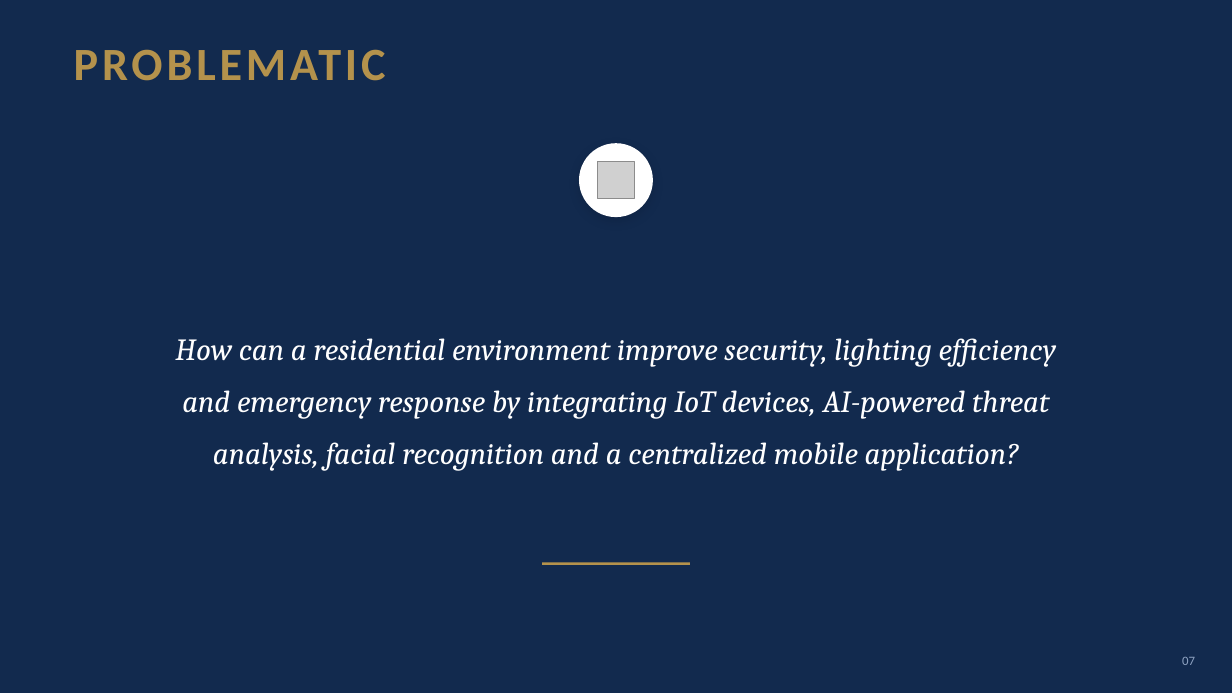
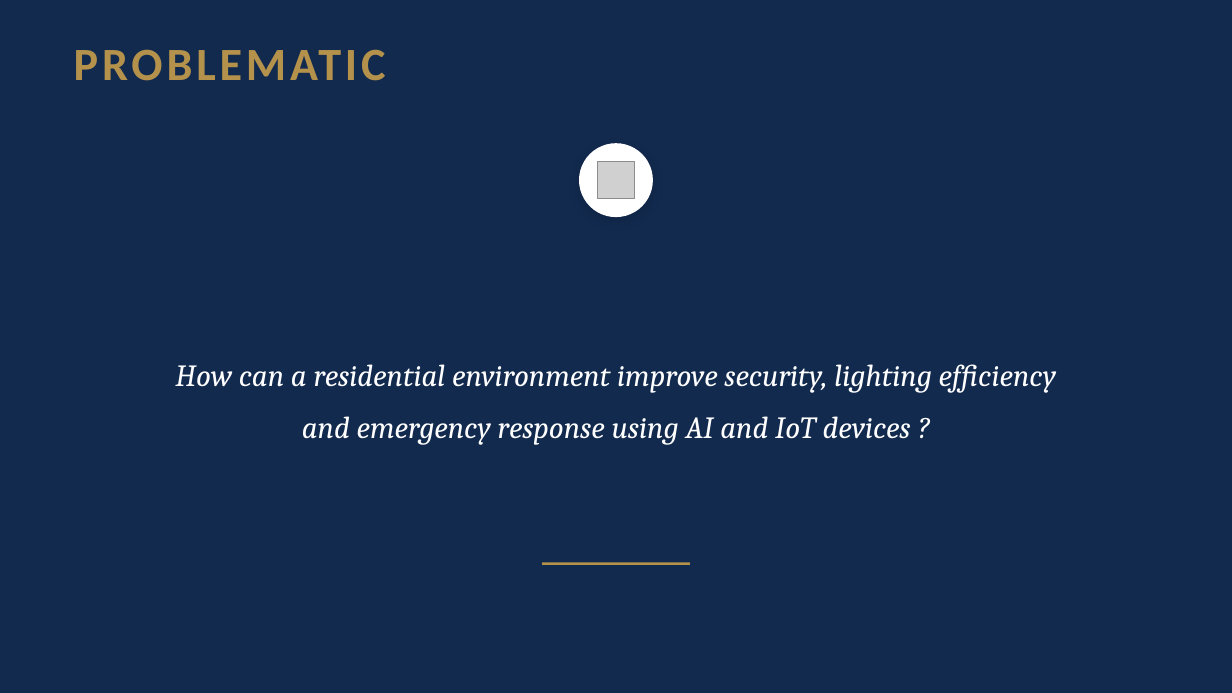
Before and after one commit to yogoariel24-cpu/defense-project, a slide deck: slide 9 of Vigilis powerpoint.pptx (slide 7 before the commit). Drawn at 1232x693 pixels with LibreOffice and Linux fonts; fonts in the diff are those of the drawing; grey boxes stand for pictures. Boxes give left, top, right and bottom in pixels: in the first picture for what was removed or moved away, otherwise in the second. Text is boxed around its words. In the diff, an @@ line names an element or a change of style, - is before the commit and + after.

Commit message:
changes for devices and payment

```diff
--- a/Vigilis powerpoint.pptx
+++ b/Vigilis powerpoint.pptx
@@ text at box(175, 364, 1056, 445): text changed @@
-How can a residential environment improve security, lighting efficiency and emergency response by integrating IoT devices, AI-powered threat analysis, facial recognition and a centralized mobile application?
+How can a residential environment improve security, lighting efficiency and emergency response using AI and IoT devices ?
@@ text removed at box(1182, 657, 1195, 665) @@
-07
```
Also in this commit, not shown: 16 other slides changed, 2 slides added, 13 other files.
